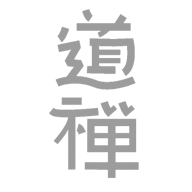
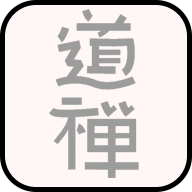
The second 192 × 192 image is a revision of the first. Changes to its layers:
added layer "Abgerundetes Rechteck 1" above "Ebene 1" over left=0, top=0, right=192, bottom=192
hid "Ebene 1" over left=0, top=0, right=192, bottom=192
